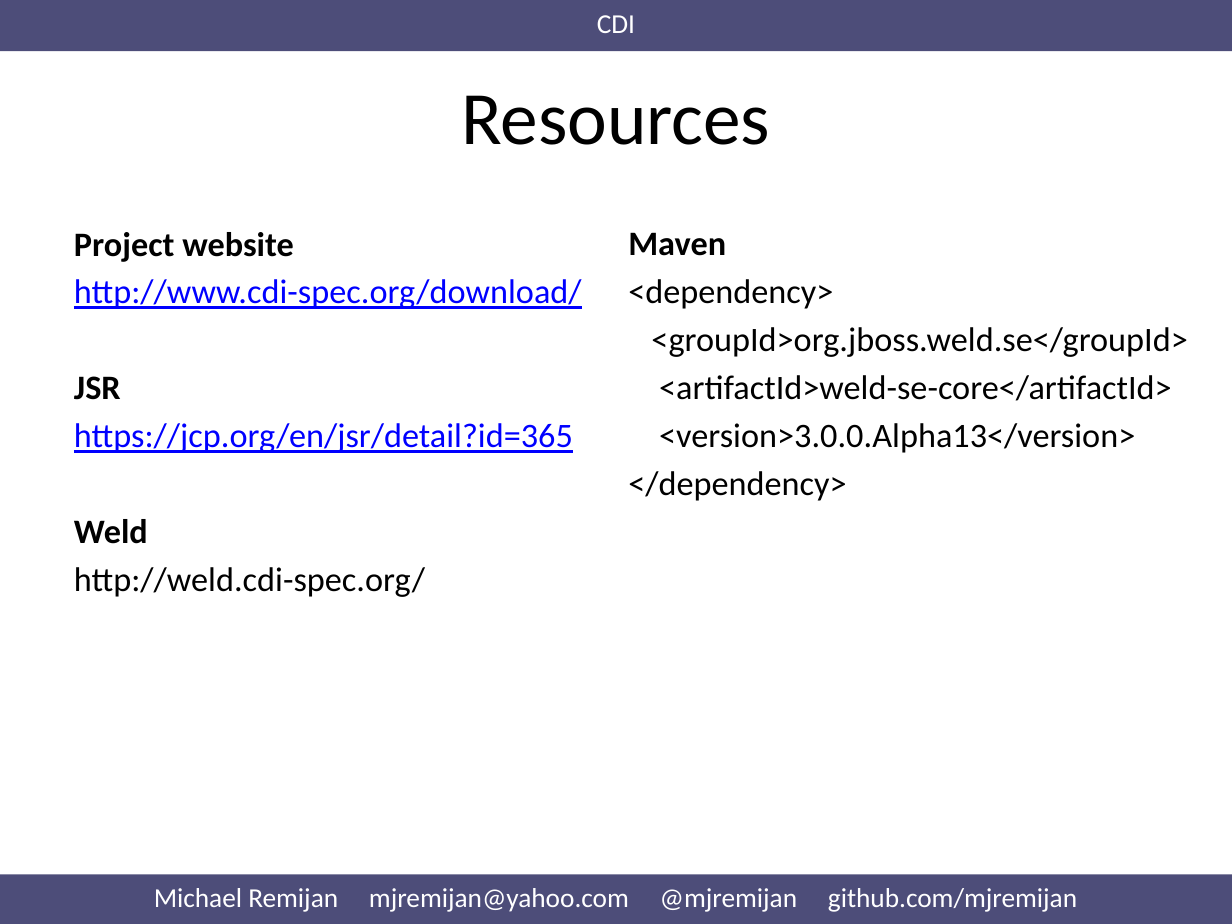
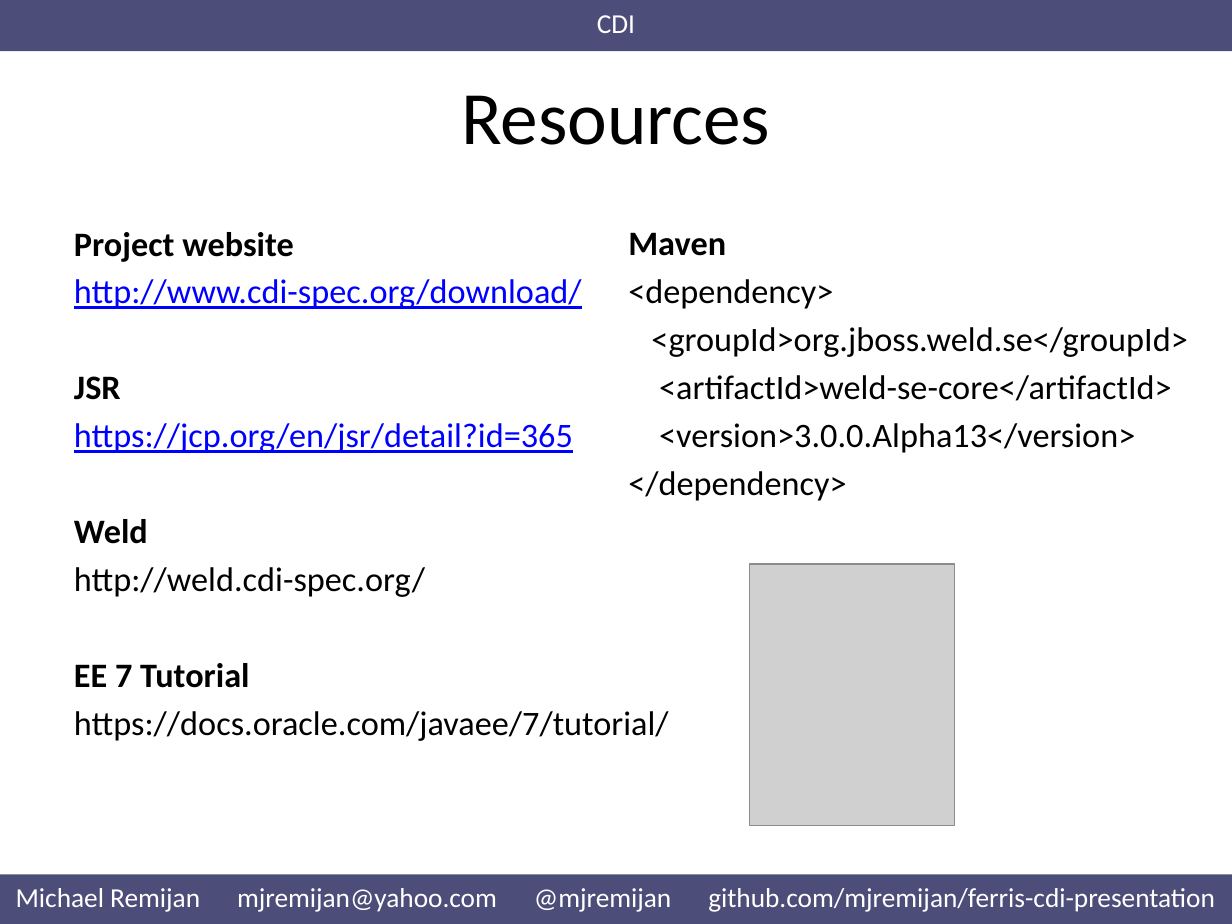
Before and after one commit to mjremijan/ferris-cdi-presentation, a slide deck: slide 5 of Presentation.pptx (slide 10 before the commit). Drawn at 1232x924 pixels with LibreOffice and Linux fonts; fonts in the diff are those of the drawing; grey boxes stand for pictures. Boxes give left, top, right and bottom in pixels: in the first picture for what was removed or moved away, otherwise in the second. Text is boxed around its words. In the diff, an @@ line names an element or a change of style, - is before the commit and + after.

```diff
--- a/Presentation.pptx
+++ b/Presentation.pptx
@@ picture added at [749, 564, 955, 825] @@
@@ text at [74, 663, 669, 741]: paragraphs added @@
+EE 7 Tutorial
+https://docs.oracle.com/javaee/7/tutorial/
@@ text in rectangle at [16, 888, 1215, 912]: text changed @@
-Michael Remijan mjremijan@yahoo.com @mjremijan github.com/mjremijan
+Michael Remijan mjremijan@yahoo.com @mjremijan github.com/mjremijan/ferris-cdi-presentation
```
Also in this commit, not shown: 6 other slides changed, 1 slide added.
